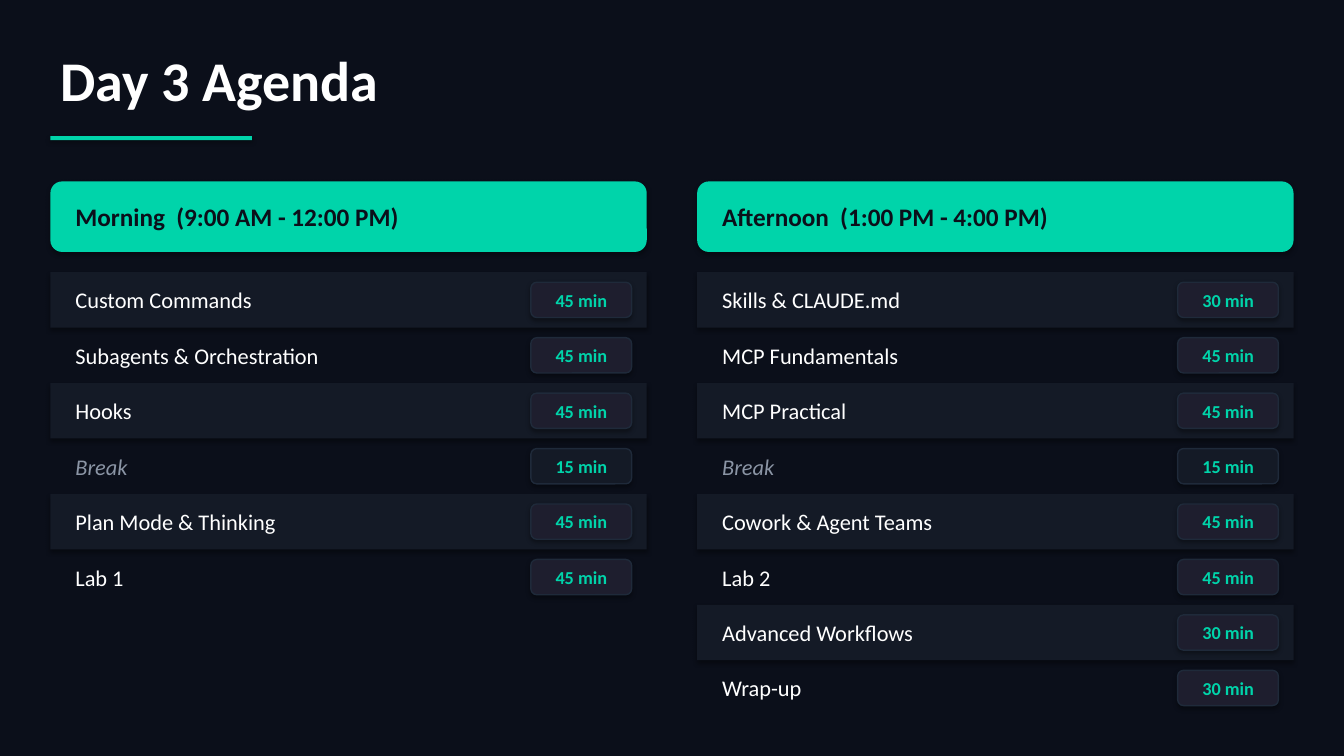
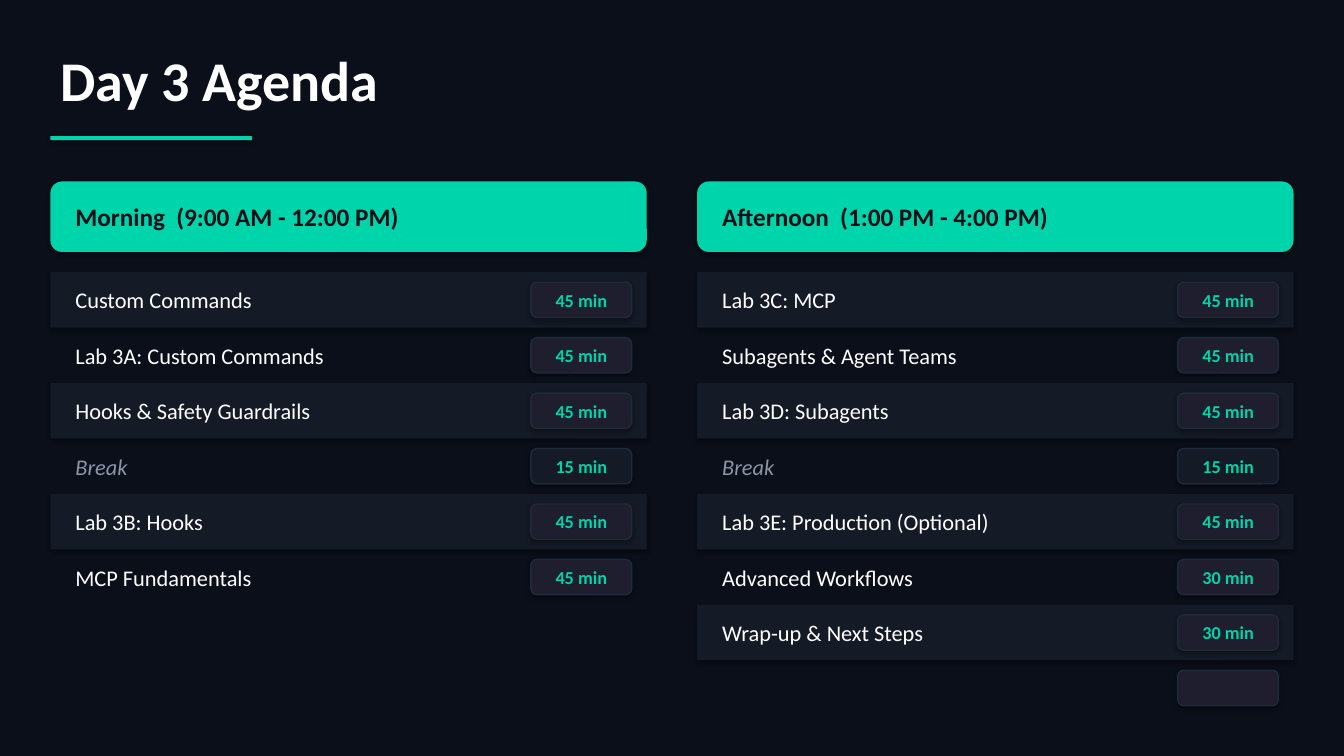
Before and after one commit to scottrhay/AIA-ClaudeCopilot, a slide deck: slide 2 of slides/Day3_Claude_Code_Advanced.pptx. Drawn at 1344x756 pixels with LibreOffice and Linux fonts; fonts in the diff are those of the drawing. Boxes give left, top, right and bottom in pixels: in the first picture for what was removed or moved away, otherwise in the second. Text is boxed around its words. In the diff, an @@ line names an element or a change of style, - is before the commit and + after.

```diff
--- a/slides/Day3_Claude_Code_Advanced.pptx
+++ b/slides/Day3_Claude_Code_Advanced.pptx
@@ text at [722,292,836,308]: text changed @@
-Skills & CLAUDE.md
+Lab 3C: MCP
@@ text at [1202,294,1254,307]: text changed @@
-30 min
+45 min
@@ text at [75,348,323,364]: text changed @@
-Subagents & Orchestration
+Lab 3A: Custom Commands
@@ text at [722,348,956,368]: text changed @@
-MCP Fundamentals
+Subagents & Agent Teams
@@ text at [75,403,311,423]: text changed @@
-Hooks
+Hooks & Safety Guardrails
@@ text at [722,403,889,423]: text changed @@
-MCP Practical
+Lab 3D: Subagents
@@ text at [75,514,203,530]: text changed @@
-Plan Mode & Thinking
+Lab 3B: Hooks
@@ text at [722,514,989,534]: text changed @@
-Cowork & Agent Teams
+Lab 3E: Production (Optional)
@@ text "Advanced Workflows": place and size @@
-text "Advanced Workflows" at [722,625,913,641]
+text "Advanced Workflows" at [722,570,913,586]
@@ text at [75,570,251,586]: text changed @@
-Lab 1
+MCP Fundamentals
@@ text removed at [722,570,770,586] @@
-Lab 2
@@ text at [1202,571,1254,584]: text changed @@
-45 min
+30 min
@@ text at [722,626,923,645]: text changed @@
-Wrap-up
+Wrap-up & Next Steps
@@ text removed at [1202,682,1254,695] @@
-30 min
```
Also in this commit, not shown: 16 other files.
